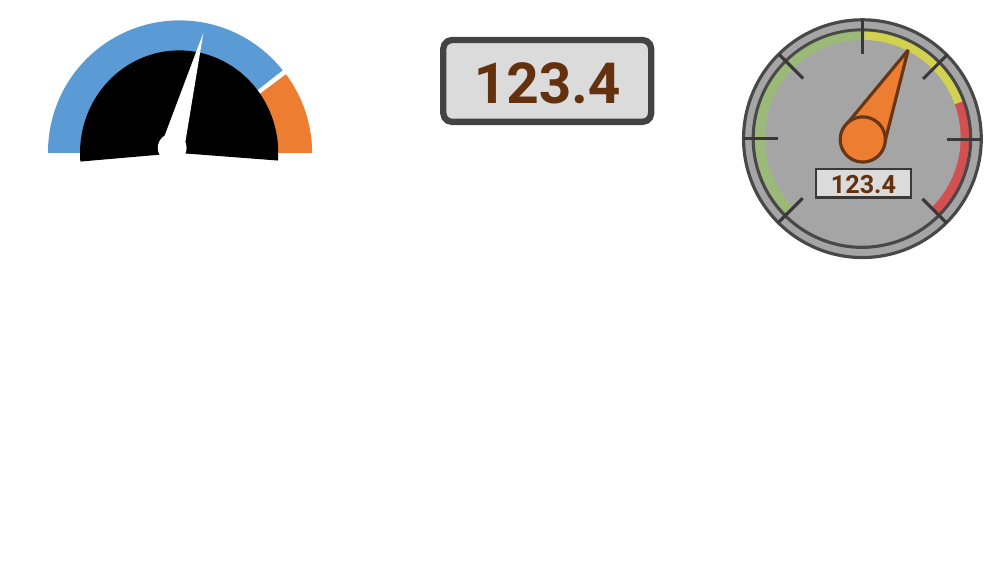
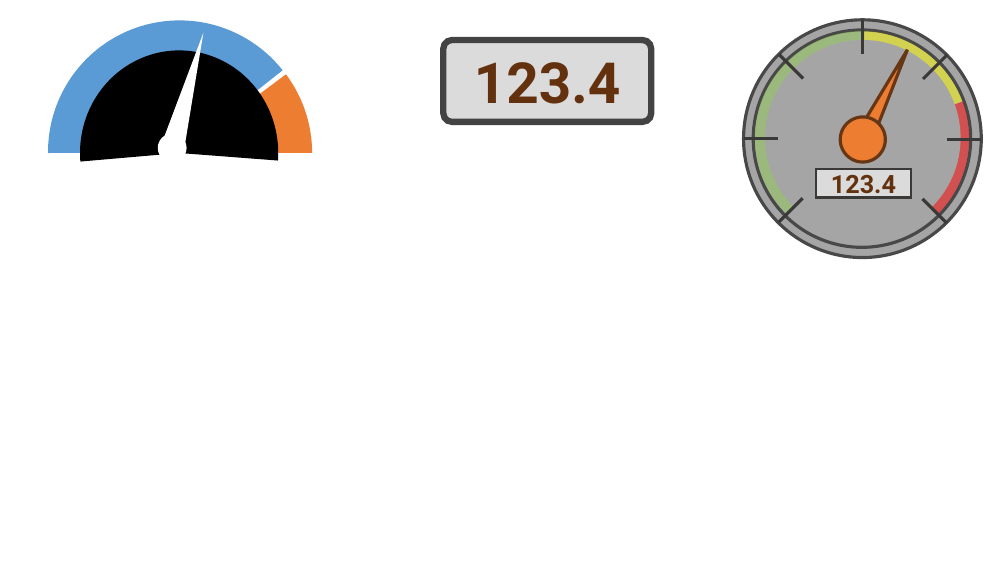
Before and after one commit to scrutinydebugger/scrutiny-devtools, a slide deck: slide 9 of graphics/graphics.pptx. Drawn at 1008x567 pixels with LibreOffice and Linux fonts; fonts in the diff are those of the drawing. Boxes give left, top, right and bottom in pixels: in the first picture for what was removed or moved away, otherwise in the second. Text is boxed around its words. In the diff, an @@ line names an element or a change of style, - is before the commit and + after.

```diff
--- a/graphics/graphics.pptx
+++ b/graphics/graphics.pptx
@@ pie slice (boxed as its full ellipse) at <box>755,31,969,245</box>: fill #92D050 at 51% opacity to #92D050 at 47% opacity @@
@@ triangle: place and size @@
-triangle at <box>847,40,925,142</box>
+triangle at <box>859,46,914,136</box>
```
Also in this commit, not shown: 11 other files.
